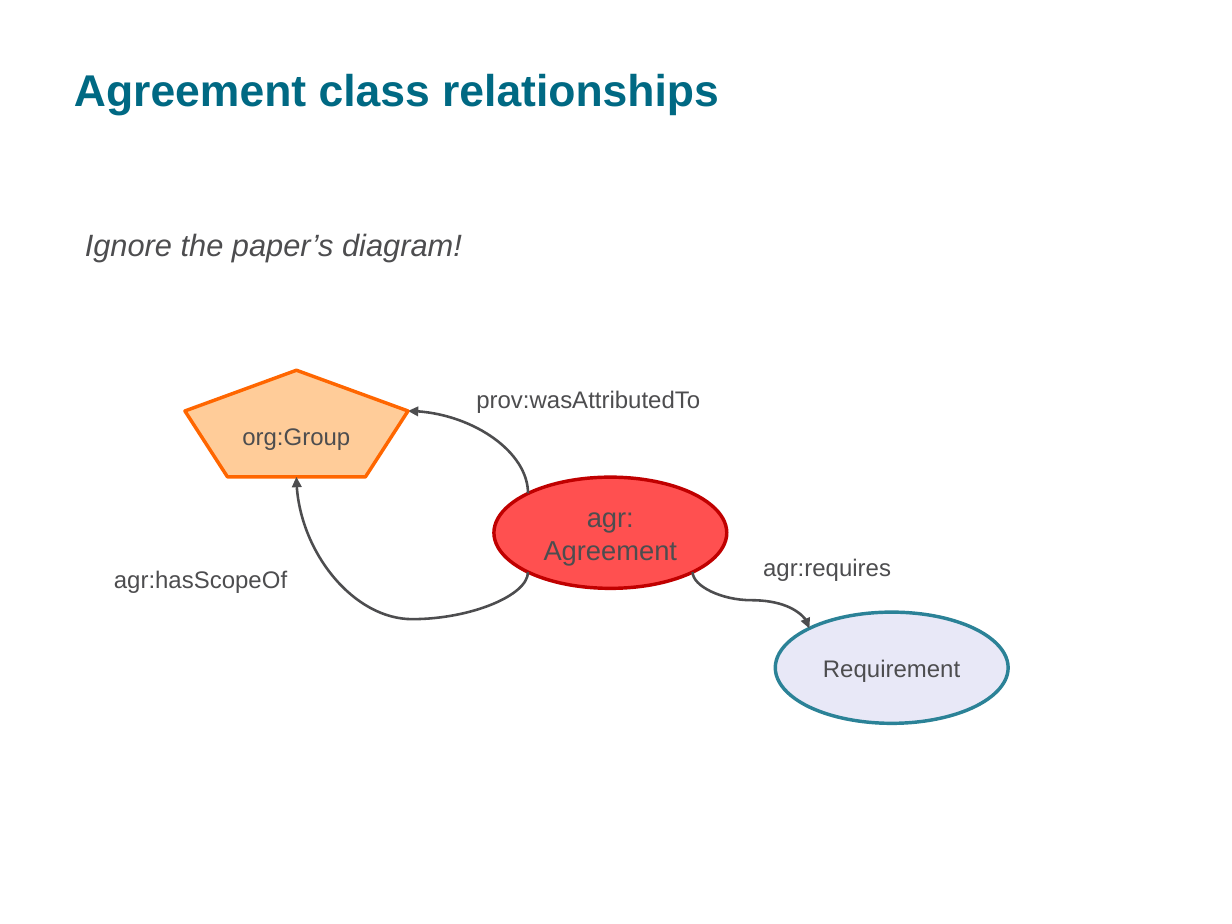
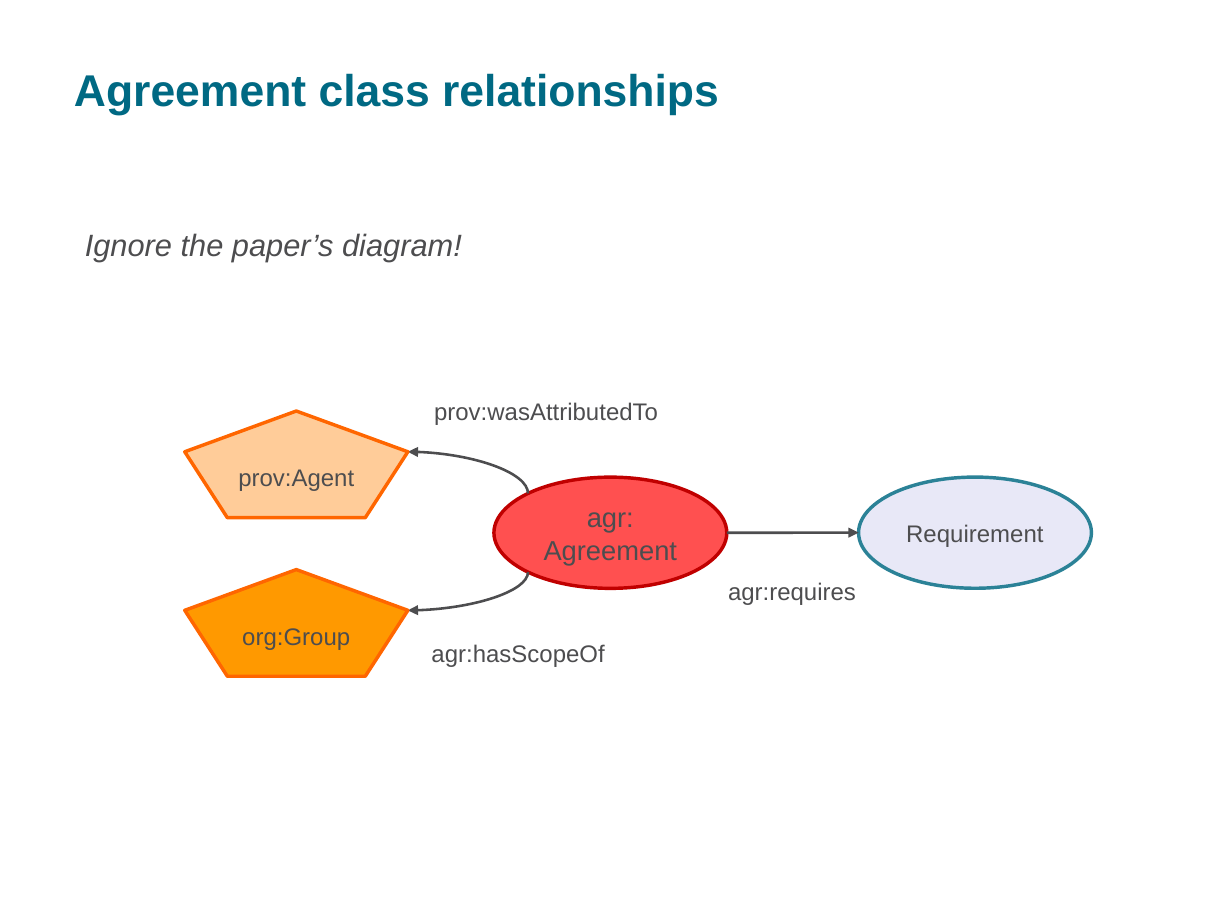
Before and after one commit to nicholascar/agr-ont, a slide deck: slide 12 of references/Car-Box-Agreeing-about-agreements.pptx. Drawn at 1232x924 pixels with LibreOffice and Linux fonts; fonts in the diff are those of the drawing; background and template pictures are left out. Boxes give left, top, right and bottom in pixels: in the first picture for what was removed or moved away, otherwise in the second. Text is boxed around its words. In the diff, an @@ line names an element or a change of style, - is before the commit and + after.

```diff
--- a/references/Car-Box-Agreeing-about-agreements.pptx
+++ b/references/Car-Box-Agreeing-about-agreements.pptx
@@ pentagon added at (185, 411, 408, 519), fill #FFCC99, outline #FF6600 2 pt, 14 pt, text #4D4D4F @@
+prov:Agent
@@ text "prov:wasAttributedTo": place and size @@
-text "prov:wasAttributedTo" at (476, 390, 700, 413)
+text "prov:wasAttributedTo" at (434, 402, 658, 425)
@@ curved arrow moved from (529, 494) - (408, 411) to (529, 494) - (408, 452) @@
@@ ellipse "Requirement": place and size @@
-ellipse "Requirement" at (775, 612, 1008, 723)
+ellipse "Requirement" at (859, 477, 1092, 588)
@@ curved arrow moved from (692, 572) - (809, 628) to (727, 532) - (859, 532) @@
@@ pentagon "org:Group": place and size @@
-pentagon "org:Group" at (185, 371, 408, 478)
+pentagon "org:Group" at (185, 569, 408, 676)
@@ pentagon "org:Group" at (185, 569, 408, 676): fill #FFCC99 to #FF9900 @@
@@ curved arrow moved from (529, 572) - (297, 477) to (529, 572) - (408, 610) @@
@@ text "agr:requires": place and size @@
-text "agr:requires" at (763, 558, 891, 581)
+text "agr:requires" at (728, 582, 856, 605)
@@ text "agr:hasScopeOf": place and size @@
-text "agr:hasScopeOf" at (114, 570, 287, 593)
+text "agr:hasScopeOf" at (431, 644, 604, 667)
```
Also in this commit, not shown: 7 other slides changed, 3 other files.
